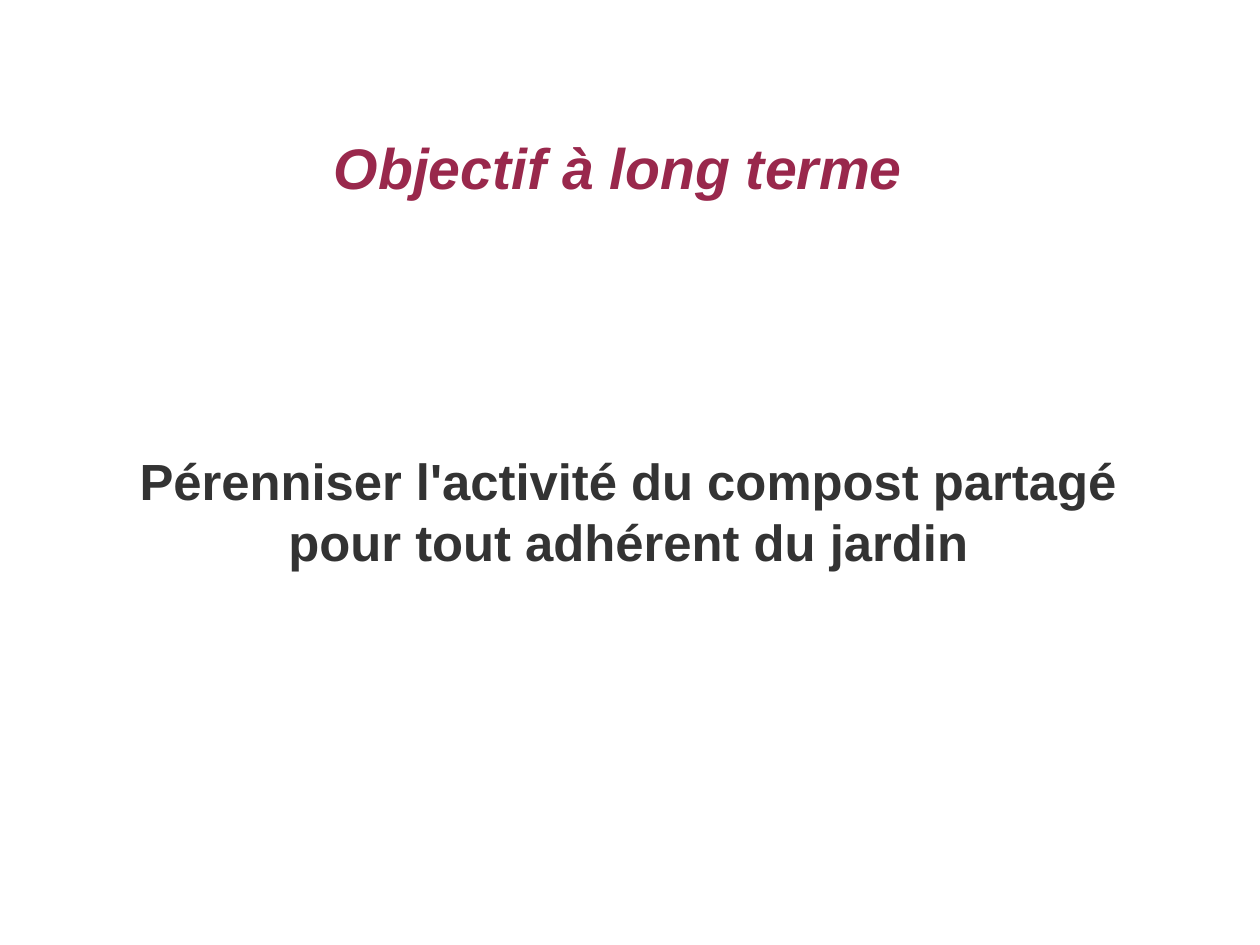
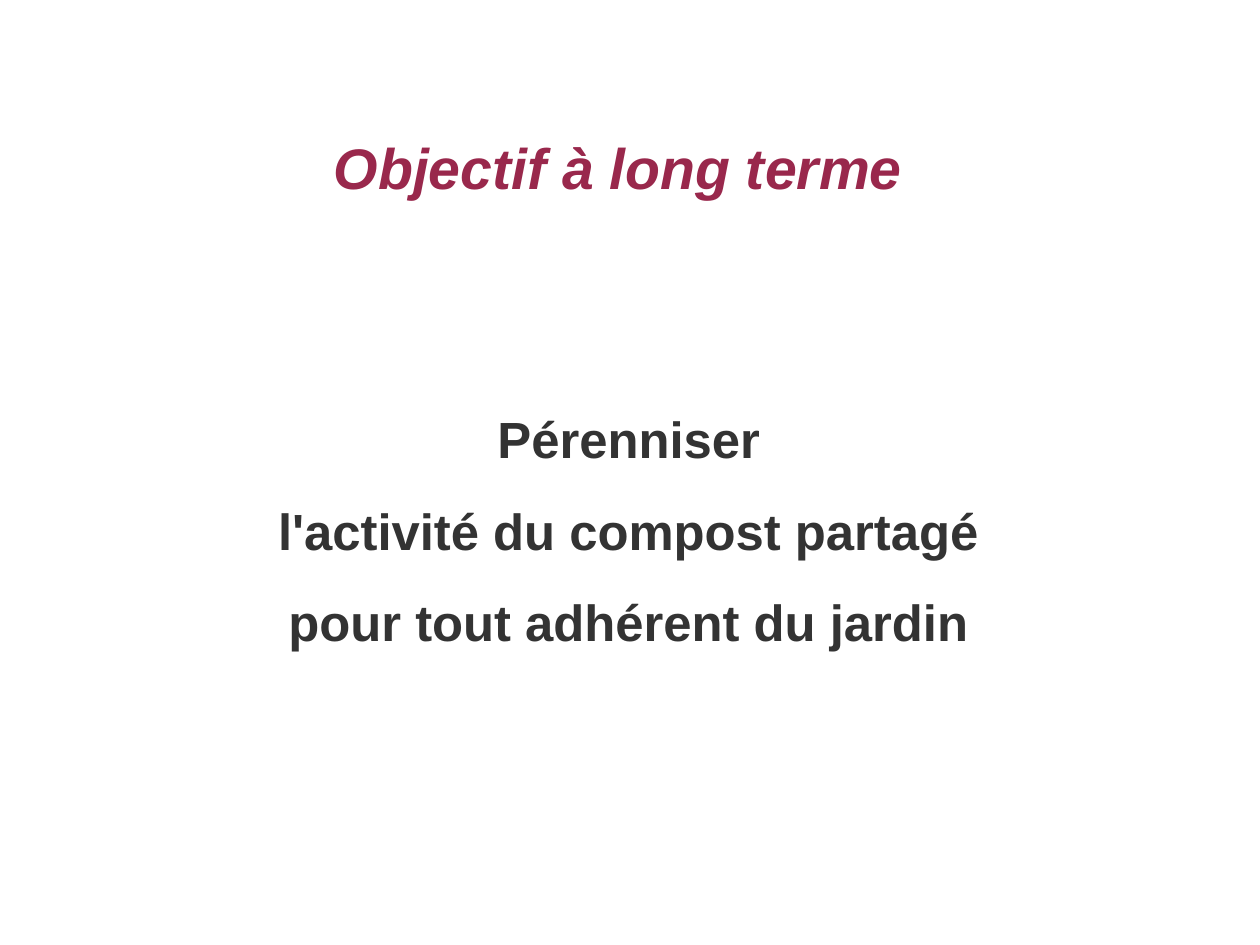
Before and after one commit to vatinvin/jardinciteaubry, a slide deck: slide 4 of assets/documents/2020-02-27 - AG jardin cité aubry - Compost.odp. Drawn at 1260x945 pixels with LibreOffice and Linux fonts; fonts in the diff are those of the drawing; background and template pictures are left out. Boxes give left, top, right and bottom in pixels: in the first picture for what was removed or moved away, otherwise in the second. Text is boxed around its words. In the diff, an @@ line names an element or a change of style, - is before the commit and + after.

```diff
--- a/assets/documents/2020-02-27 - AG jardin cité aubry - Compost.odp
+++ b/assets/documents/2020-02-27 - AG jardin cité aubry - Compost.odp
@@ text "Pérenniser l'activité du compost partagé ...": place and size @@
-text "Pérenniser l'activité du compost partagé ..." at [140,462,1116,572]
+text "Pérenniser l'activité du compost partagé ..." at [278,420,978,652]
@@ text "Pérenniser l'activité du compost partagé ..." at [278,420,978,652]: line spacing 1 to 1.5 @@
```
Also in this commit, not shown: 8 other slides changed, 2 slides added, 1 slide removed.
